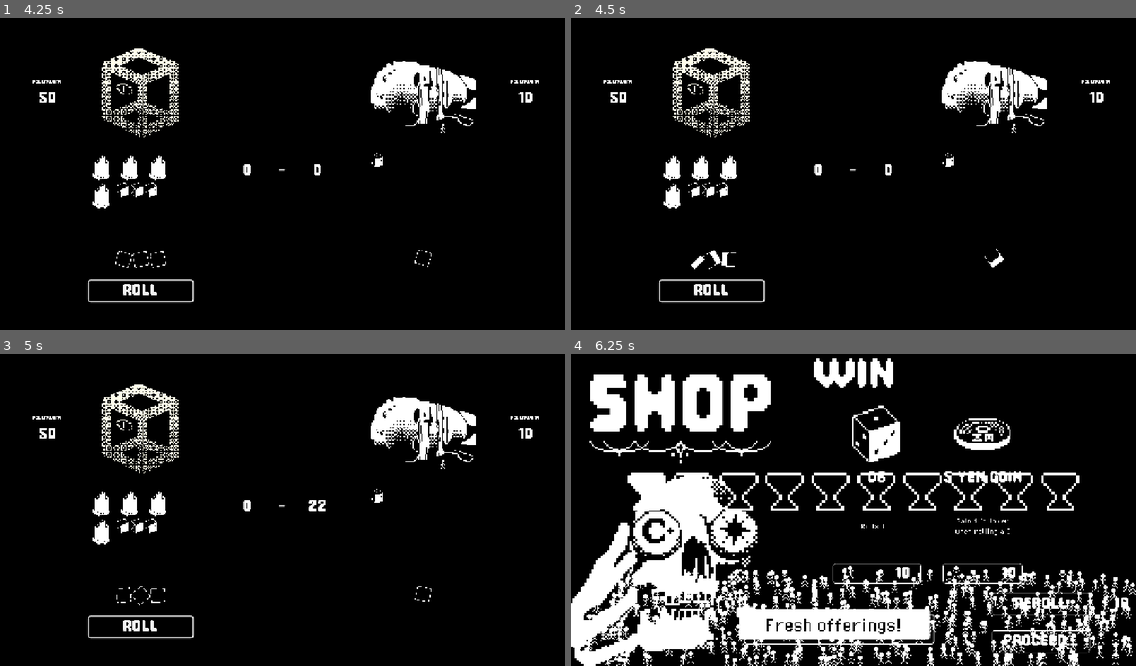
Above: before the commit, frames 1-4 (two rows, left to right).
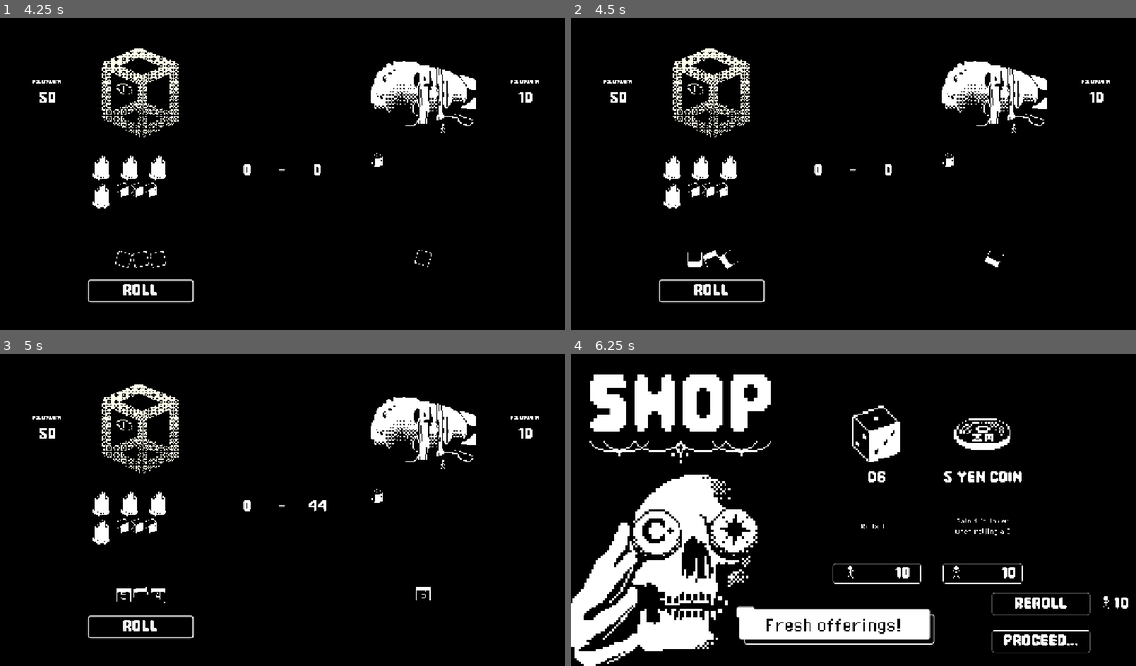
Above: after the commit, the same moments.

Repository: salbrandi/B1TJam2026
Game: Godot game, scene res://Main Scene.tscn
The game is run twice, just before and just after one commit, with the same random seed, the same clock (stepped at 60 frames per second) and the same inputs.
Inputs (mouse positions are in pixels of both pictures, inside the frame that each line leads up to):
- Up to frame 1 (4.25 s): click "Start" at 0.5 s; click (282, 236) at 1.27 s; click "REROLL" at 2 s; click "PROCEED..." at 2.75 s; click "ROLL" at 3.5 s
- Up to frame 2 (4.5 s): click "ROLL" at 4.25 s
- Up to frame 3 (5 s): no input
- Up to frame 4 (6.25 s): click "ROLL" at 5 s; move the mouse to (977, 491) at 5.77 s; click (977, 491) at 5.92 s

Frame 1 is identical in both runs. In frame 2, 0.2% of the frame differs, in the area x 20-77%, y 73-81%; in frame 3, 0.2%; in frame 4, 7.9%, in the area x 0-100%, y 1-100%.

Commit message:
connected initialize combat and disabled roll button spam

Diff:
--- a/UI/Scripts/dice_handler.gd
+++ b/UI/Scripts/dice_handler.gd
@@ -1,14 +1,17 @@
 extends Node
 
 const DICE_RECT_SCENE := preload("res://UI/DiceRect.tscn")
+
+var _is_roll_enabled: bool
 
 @export var is_player_dice: bool = false
 
 func _ready() -> void:
 	await get_tree().process_frame
-	intialize_combat()
+	Global.gm.initalize_combat.connect(intialize_combat)
 
-func intialize_combat() -> void:
+func intialize_combat(current_shrine_objects: Array[ShrineObject], current_player_dice: Array[ShrineDice], current_enemy_dice: Array[ShrineDice], player_follower_count: int, enemy_follower_count: int) -> void:
+	_is_roll_enabled = true
 	for child in get_children():
 		child.queue_free()
 	# create a dice for each ShrineDice in the grid
@@ -35,6 +38,10 @@
 
 
 func _on_button_pressed():
+	if not _is_roll_enabled:
+		return
+
+	_is_roll_enabled = false
 	%SoundManager/SweepingSynth.play_random_sound()
 	var rolls := await roll_all_dice()
 	Global.gm.score_rolls(rolls, is_player_dice)
